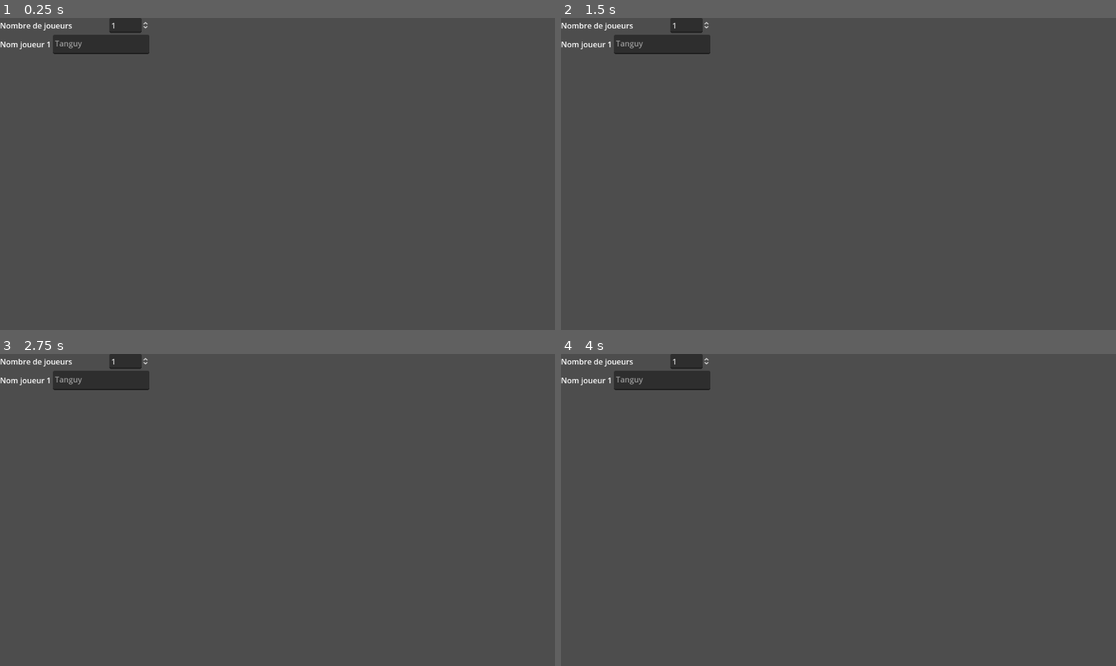
Above: before the commit, frames 1-4 (two rows, left to right).
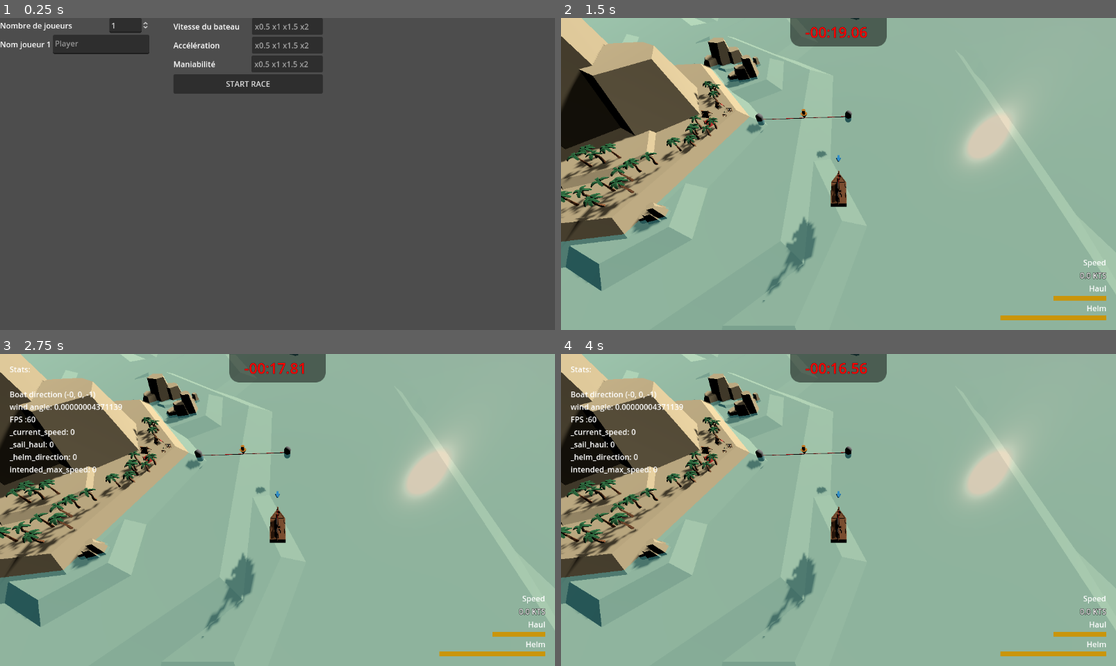
Above: after the commit, the same moments.

Repository: loiclovitana/Crapirate
Game: Godot game, scene res://src/main.tscn
The game is run twice, just before and just after one commit, with the same random seed, the same clock (stepped at 60 frames per second) and the same inputs.
Inputs (mouse positions are in pixels of both pictures, inside the frame that each line leads up to):
- Up to frame 1 (0.25 s): no input
- Up to frame 2 (1.5 s): click (810, 83) at 0.5 s, where only the run after the commit has a clickable "START RACE"; tap Enter at 1.25 s; move the mouse to (960, 158) at 1.27 s; click (960, 158) at 1.42 s
- Up to frame 3 (2.75 s): tap Space at 2 s; move the mouse to (166, 525) at 2.02 s; click (166, 525) at 2.17 s
- Up to frame 4 (4 s): move the mouse to (894, 441) at 2.77 s; click (894, 441) at 2.92 s; tap Enter at 3.5 s; move the mouse to (810, 572) at 3.52 s; click (810, 572) at 3.67 s

The runs differ from the first frame. In frame 1, 3.9% of the frame differs, in the area x 9-59%, y 0-25%; in frame 2, 96%; in frame 3, 96%; in frame 4, 96%, in the area x 0-100%, y 0-100%.

Commit message:
create a main menu

Diff:
--- a/src/StaticCamera.gd
+++ b/src/StaticCamera.gd
@@ -1,4 +1,5 @@
 extends Camera3D
+class_name StaticCamera
 
 var relative_parent_position : Vector3
 @onready var parent :Node3D = get_parent()
--- a/src/gamemode/race.gd
+++ b/src/gamemode/race.gd
@@ -1,8 +1,19 @@
-extends VBoxContainer
+extends Node
 
 
 @export var timer : float = -20
 var has_started = false
+
+
+var added_player = 0
+
+func add_player(boat : Boat):
+	var all_position =  %StartingPositions.get_children()
+	var starting_position =all_position[added_player%len(all_position)].get_position()
+	boat.set_global_position(starting_position)
+	boat.rotate_y(PI/2)
+	print(starting_position)
+	%SplitscreenView.add_child(boat)
 
 # Called when the node enters the scene tree for the first time.
 func _ready() -> void:
--- a/src/gamemode/race.tscn
+++ b/src/gamemode/race.tscn
@@ -1,11 +1,8 @@
-[gd_scene load_steps=14 format=3 uid="uid://dmesiygxqdgyi"]
+[gd_scene load_steps=11 format=3 uid="uid://dmesiygxqdgyi"]
 
 [ext_resource type="Script" path="res://src/gamemode/race.gd" id="1_kg8se"]
 [ext_resource type="PackedScene" uid="uid://dltsdrq8grbsc" path="res://src/world/map/map_1.tscn" id="2_ndh3e"]
-[ext_resource type="PackedScene" uid="uid://brgh15k8ufvrd" path="res://src/player/boat.tscn" id="3_4j3ew"]
 [ext_resource type="Script" path="res://src/player/view/splitScreenView.gd" id="3_gb4n2"]
-[ext_resource type="Script" path="res://src/StaticCamera.gd" id="4_2hlpx"]
-[ext_resource type="PackedScene" uid="uid://d0pl38nig0mdj" path="res://src/player/view/gps.tscn" id="6_i4foo"]
 [ext_resource type="Script" path="res://src/gamemode/parcour/parcours.gd" id="6_iee00"]
 [ext_resource type="PackedScene" uid="uid://wwbhal8v70ht" path="res://src/gamemode/parcour/race_mark.tscn" id="7_li58y"]
 [ext_resource type="PackedScene" uid="uid://bshx3wv2h387b" path="res://src/gamemode/parcour/raceline.tscn" id="8_gpvjv"]
@@ -25,6 +22,7 @@
 metadata/_edit_lock_ = true
 
 [node name="SplitscreenView" type="HBoxContainer" parent="."]
+unique_name_in_owner = true
 anchors_preset = 15
 anchor_right = 1.0
 anchor_bottom = 1.0
@@ -33,40 +31,20 @@
 theme_override_constants/separation = 0
 script = ExtResource("3_gb4n2")
 
-[node name="Boat" parent="SplitscreenView" instance=ExtResource("3_4j3ew")]
-transform = Transform3D(-4.37114e-08, 0, 1, 0, 1, 0, -1, 0, -4.37114e-08, 15.7436, -0.0120038, 27.3579)
-speed_stat = 10
+[node name="StartingPositions" type="Node" parent="."]
+unique_name_in_owner = true
 
-[node name="StaticCamera" type="Camera3D" parent="SplitscreenView/Boat"]
-transform = Transform3D(1, 0, 0, 0, 1, 0, 0, 0, 1, -6, 10, 0)
-cull_mask = 2047
-current = true
-script = ExtResource("4_2hlpx")
+[node name="Marker3D" type="Node3D" parent="StartingPositions"]
+transform = Transform3D(1, 0, 0, 0, 1, 0, 0, 0, 1, 22.4198, 0, 25.2885)
 
-[node name="followCamera" type="Camera3D" parent="SplitscreenView/Boat"]
-transform = Transform3D(-3.88318e-08, 0.45913, -0.888369, 2.00692e-08, 0.888369, 0.45913, 1, -1.77636e-15, -4.37114e-08, -2.72879, 1.98386, 0)
-cull_mask = 2047
+[node name="Marker3D2" type="Node3D" parent="StartingPositions"]
+transform = Transform3D(1, 0, 0, 0, 1, 0, 0, 0, 1, 17.6711, 0, 25.3113)
 
-[node name="GPS" parent="SplitscreenView/Boat" instance=ExtResource("6_i4foo")]
-transform = Transform3D(-4.37114e-08, 0, -1, 0, 1, 0, 1, 0, -4.37114e-08, 0.357901, 0.0120038, -0.743601)
+[node name="Marker3D3" type="Node3D" parent="StartingPositions"]
+transform = Transform3D(1, 0, 0, 0, 1, 0, 0, 0, 1, 19.5185, 0, 28.6113)
 
-[node name="Boat2" parent="SplitscreenView" instance=ExtResource("3_4j3ew")]
-transform = Transform3D(-4.37114e-08, 0, 1, 0, 1, 0, -1, 0, -4.37114e-08, 19.1313, -0.012, 26.6746)
-speed_stat = 10
-player = "p2"
-
-[node name="StaticCamera" type="Camera3D" parent="SplitscreenView/Boat2"]
-transform = Transform3D(1, -3.15544e-30, -3.55271e-15, 0, 1, -6.66134e-16, 3.55271e-15, 6.66134e-16, 1, -6, 10, 0)
-cull_mask = 3071
-current = true
-script = ExtResource("4_2hlpx")
-
-[node name="followCamera" type="Camera3D" parent="SplitscreenView/Boat2"]
-transform = Transform3D(-3.88318e-08, 0.45913, -0.888369, 2.00692e-08, 0.888369, 0.45913, 1, -1.06581e-14, -4.37113e-08, -2.7, 2, 0)
-cull_mask = 3071
-
-[node name="GPS2" parent="SplitscreenView/Boat2" instance=ExtResource("6_i4foo")]
-transform = Transform3D(-4.37114e-08, 0, -1, 0, 1, 0, 1, 0, -4.37114e-08, 0.674601, 0.012, -0.1313)
+[node name="Marker3D4" type="Node3D" parent="StartingPositions"]
+transform = Transform3D(1, 0, 0, 0, 1, 0, 0, 0, 1, 24.1901, 0, 27.7121)
 
 [node name="Parcours" type="Node3D" parent="."]
 script = ExtResource("6_iee00")
--- a/src/interface/MainMenu/player_name_input.tscn
+++ b/src/interface/MainMenu/player_name_input.tscn
@@ -10,4 +10,4 @@
 [node name="PlayerName" type="TextEdit" parent="."]
 custom_minimum_size = Vector2(200, 40)
 layout_mode = 2
-placeholder_text = "Tanguy"
+placeholder_text = "Player"
--- a/src/main.gd
+++ b/src/main.gd
@@ -1,7 +1,8 @@
 extends Node
 
-
-
+const race_scene = preload("res://src/gamemode/race.tscn")
+const player_scene = preload("res://src/player/boat.tscn")
+const gps_scene = preload("res://src/player/view/gps.tscn")
 # Called when the node enters the scene tree for the first time.
 func _ready() -> void:
 	pass
@@ -10,3 +11,19 @@
 # Called every frame. 'delta' is the elapsed time since the previous frame.
 func _process(_delta: float) -> void:
 	pass
+
+
+func _on_start_button_pressed() -> void:
+	var race = race_scene.instantiate()
+	var player = player_scene.instantiate()
+	var camera = StaticCamera.new()
+	camera.set_position(Vector3(-6,10,0))
+	for i in range(10,20):
+		camera.set_cull_mask_value(PlayerView.PLAYER_VIEW_ID_OFFSET+i,false)
+	camera.set_cull_mask_value(PlayerView.PLAYER_VIEW_ID_OFFSET+1,true)
+	player.add_child(camera)
+	player.add_child(gps_scene.instantiate())
+	race.add_player(player)
+
+	add_child(race)
+	%MainMenu.queue_free()
--- a/src/main.tscn
+++ b/src/main.tscn
@@ -1,44 +1,116 @@
-[gd_scene load_steps=3 format=3 uid="uid://bq4wyds1k7lgo"]
+[gd_scene load_steps=4 format=3 uid="uid://bq4wyds1k7lgo"]
 
+[ext_resource type="Script" path="res://src/main.gd" id="1_f13lg"]
 [ext_resource type="Script" path="res://src/interface/MainMenu/DynamicPlayerNameInput.gd" id="2_cvfrw"]
 [ext_resource type="PackedScene" uid="uid://bw1rw6s1mabbo" path="res://src/interface/MainMenu/player_name_input.tscn" id="3_7u260"]
 
 [node name="Main" type="Node"]
+script = ExtResource("1_f13lg")
 
 [node name="MainMenu" type="Control" parent="."]
+unique_name_in_owner = true
 layout_mode = 3
 anchors_preset = 15
 anchor_right = 1.0
 anchor_bottom = 1.0
 grow_horizontal = 2
 grow_vertical = 2
+size_flags_horizontal = 8
+size_flags_vertical = 4
 
-[node name="VBoxContainer" type="VBoxContainer" parent="MainMenu"]
-layout_mode = 1
-offset_right = 310.0
-offset_bottom = 75.0
+[node name="HBoxContainer" type="HBoxContainer" parent="MainMenu"]
+layout_mode = 2
+theme_override_constants/separation = 50
 
-[node name="Container" type="HBoxContainer" parent="MainMenu/VBoxContainer"]
+[node name="VBoxContainer" type="VBoxContainer" parent="MainMenu/HBoxContainer"]
+custom_minimum_size = Vector2(300, 0)
+layout_mode = 2
+
+[node name="Container" type="HBoxContainer" parent="MainMenu/HBoxContainer/VBoxContainer"]
 custom_minimum_size = Vector2(300, 30)
 layout_mode = 2
 
-[node name="Label" type="Label" parent="MainMenu/VBoxContainer/Container"]
+[node name="Label" type="Label" parent="MainMenu/HBoxContainer/VBoxContainer/Container"]
 layout_mode = 2
 size_flags_horizontal = 3
 text = "Nombre de joueurs"
 
-[node name="NumberOfPlayer" type="SpinBox" parent="MainMenu/VBoxContainer/Container"]
+[node name="NumberOfPlayer" type="SpinBox" parent="MainMenu/HBoxContainer/VBoxContainer/Container"]
 custom_minimum_size = Vector2(50, 0)
 layout_mode = 2
 min_value = 1.0
-max_value = 10.0
+max_value = 4.0
 value = 1.0
 
-[node name="DynamicPlayerNameInput" type="VBoxContainer" parent="MainMenu/VBoxContainer"]
+[node name="DynamicPlayerNameInput" type="VBoxContainer" parent="MainMenu/HBoxContainer/VBoxContainer"]
 layout_mode = 2
 script = ExtResource("2_cvfrw")
 
-[node name="PlayerNameInput" parent="MainMenu/VBoxContainer/DynamicPlayerNameInput" instance=ExtResource("3_7u260")]
+[node name="PlayerNameInput" parent="MainMenu/HBoxContainer/VBoxContainer/DynamicPlayerNameInput" instance=ExtResource("3_7u260")]
 layout_mode = 2
 
-[connection signal="value_changed" from="MainMenu/VBoxContainer/Container/NumberOfPlayer" to="MainMenu/VBoxContainer/DynamicPlayerNameInput" method="_on_number_player_value_changed"]
+[node name="VBoxContainer2" type="VBoxContainer" parent="MainMenu/HBoxContainer"]
+custom_minimum_size = Vector2(310, 0)
+layout_mode = 2
+
+[node name="VBoxContainer" type="HBoxContainer" parent="MainMenu/HBoxContainer/VBoxContainer2"]
+layout_mode = 2
+
+[node name="Label" type="Label" parent="MainMenu/HBoxContainer/VBoxContainer2/VBoxContainer"]
+layout_mode = 2
+text = "Vitesse du bateau     "
+
+[node name="ItemList" type="ItemList" parent="MainMenu/HBoxContainer/VBoxContainer2/VBoxContainer"]
+layout_mode = 2
+size_flags_horizontal = 3
+auto_height = true
+item_count = 4
+max_columns = 4
+item_0/text = "x0.5"
+item_1/text = "x1"
+item_2/text = "x1.5"
+item_3/text = "x2"
+
+[node name="VBoxContainer2" type="HBoxContainer" parent="MainMenu/HBoxContainer/VBoxContainer2"]
+layout_mode = 2
+
+[node name="Label" type="Label" parent="MainMenu/HBoxContainer/VBoxContainer2/VBoxContainer2"]
+layout_mode = 2
+text = "Accélération               "
+
+[node name="ItemList" type="ItemList" parent="MainMenu/HBoxContainer/VBoxContainer2/VBoxContainer2"]
+layout_mode = 2
+size_flags_horizontal = 3
+auto_height = true
+item_count = 4
+max_columns = 4
+item_0/text = "x0.5"
+item_1/text = "x1"
+item_2/text = "x1.5"
+item_3/text = "x2"
+
+[node name="VBoxContainer3" type="HBoxContainer" parent="MainMenu/HBoxContainer/VBoxContainer2"]
+layout_mode = 2
+
+[node name="Label" type="Label" parent="MainMenu/HBoxContainer/VBoxContainer2/VBoxContainer3"]
+layout_mode = 2
+text = "Maniabilité                 "
+
+[node name="ItemList" type="ItemList" parent="MainMenu/HBoxContainer/VBoxContainer2/VBoxContainer3"]
+layout_mode = 2
+size_flags_horizontal = 3
+auto_height = true
+item_count = 4
+max_columns = 4
+item_0/text = "x0.5"
+item_1/text = "x1"
+item_2/text = "x1.5"
+item_3/text = "x2"
+
+[node name="StartButton" type="Button" parent="MainMenu/HBoxContainer/VBoxContainer2"]
+custom_minimum_size = Vector2(0, 40)
+layout_mode = 2
+text = "START RACE"
+
+[connection signal="value_changed" from="MainMenu/HBoxContainer/VBoxContainer/Container/NumberOfPlayer" to="MainMenu/HBoxContainer/VBoxContainer/DynamicPlayerNameInput" method="_on_number_player_value_changed"]
+[connection signal="pressed" from="MainMenu/HBoxContainer/VBoxContainer2/StartButton" to="." method="_on_start_button_pressed"]
